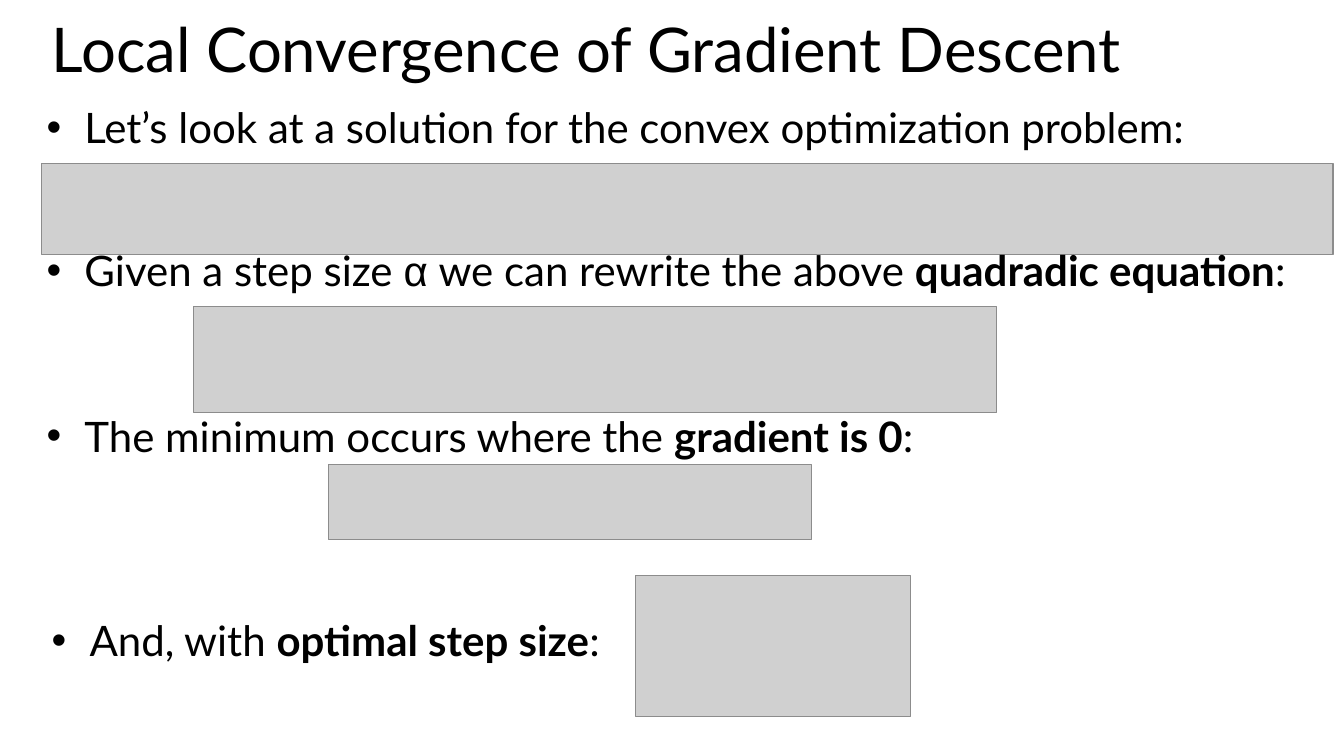
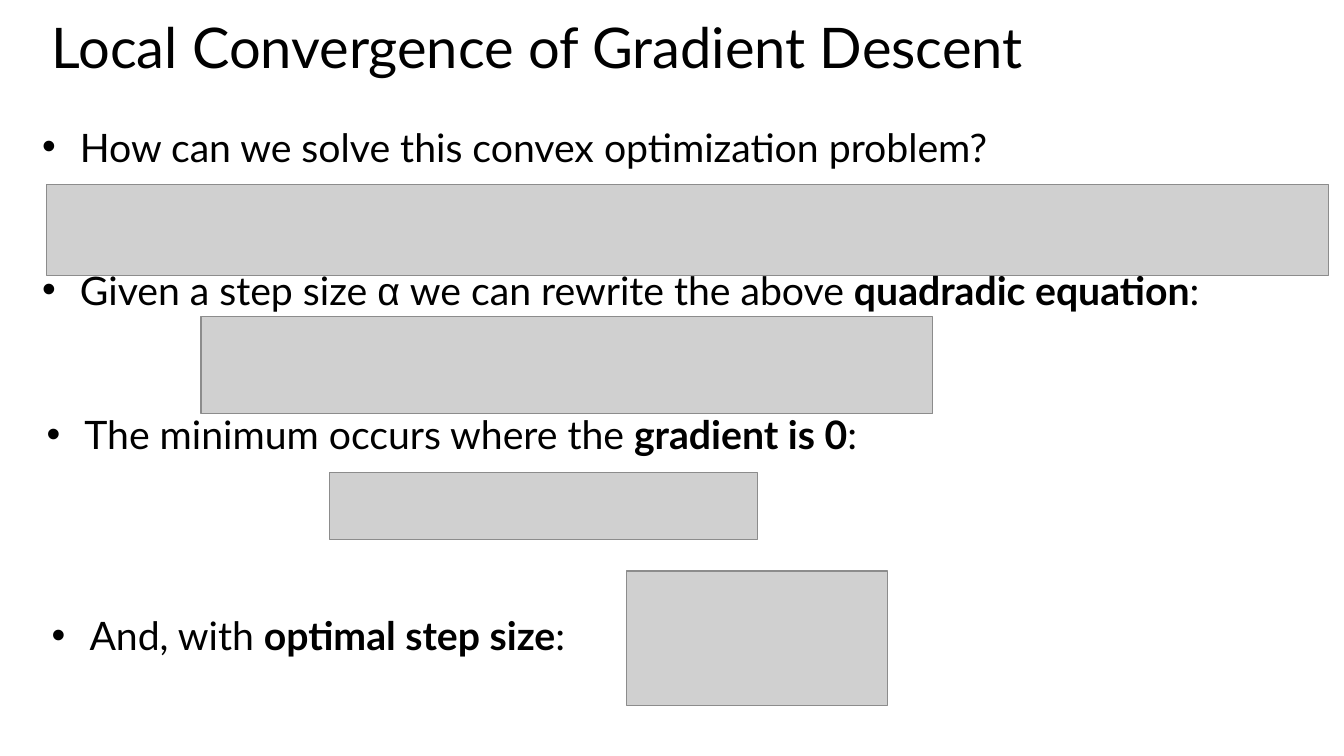
Before and after one commit to StephenElston/CSCI-E25, a slide deck: slide 15 of Slides/7_RegularizationAndOptimization.pptx. Drawn at 1344x756 pixels with LibreOffice and Linux fonts; fonts in the diff are those of the drawing; grey boxes stand for pictures. Boxes give left, top, right and bottom in pixels: in the first picture for what was removed or moved away, otherwise in the second. Text is boxed around its words. In the diff, an @@ line names an element or a change of style, - is before the commit and + after.

```diff
--- a/Slides/7_RegularizationAndOptimization.pptx
+++ b/Slides/7_RegularizationAndOptimization.pptx
@@ title "Local Convergence of Gradient Descent" at box(52, 26, 1023, 78): size 44 to 40 pt @@
@@ text at box(80, 133, 987, 169): text changed; size 30 to 28 pt @@
-• Let’s look at a solution for the convex optimization problem:
+• How can we solve this convex optimization problem?
@@ picture: place and size @@
-picture at box(42, 163, 1334, 255)
+picture at box(46, 185, 1329, 275)
@@ size 30 to 28 pt in 3 elements at box(84, 420, 858, 456), box(90, 621, 565, 657), box(80, 270, 1199, 312) @@
@@ text "Given a step size α ...": place and size @@
-text "Given a step size α ..." at box(84, 250, 1285, 294)
+text "Given a step size α ..." at box(80, 270, 1199, 312)
@@ picture: place and size @@
-picture at box(194, 307, 997, 412)
+picture at box(201, 317, 933, 413)
@@ picture: place and size @@
-picture at box(329, 465, 812, 540)
+picture at box(330, 473, 758, 539)
@@ picture: place and size @@
-picture at box(636, 576, 910, 717)
+picture at box(627, 571, 888, 705)
```
Also in this commit, not shown: 19 other slides changed, 1 slide added.
